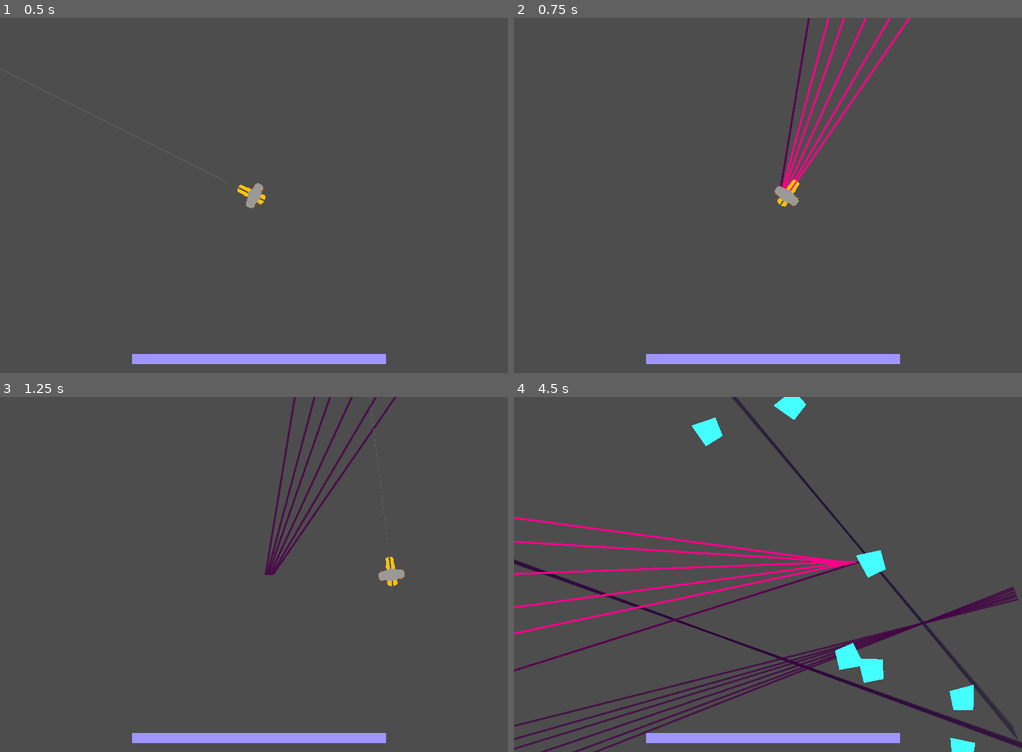
Above: before the commit, frames 1-4 (two rows, left to right).
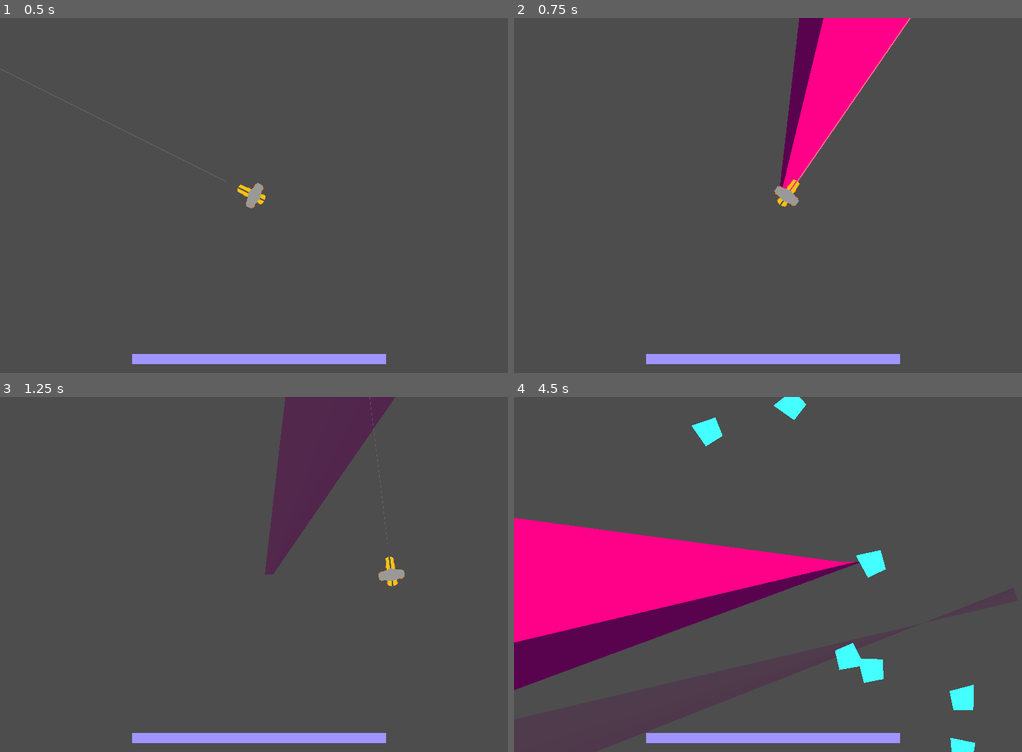
Above: after the commit, the same moments.

Repository: starshinePerigee/gun-with-engine
Game: Godot game, scene res://main.tscn
The game is run twice, just before and just after one commit, with the same random seed, the same clock (stepped at 60 frames per second) and the same inputs.
Inputs (mouse positions are in pixels of both pictures, inside the frame that each line leads up to):
- Up to frame 1 (0.5 s): no input
- Up to frame 2 (0.75 s): tap Enter at 0.5 s; move the mouse to (879, 177) at 0.52 s; hold Right (ui_right) from 0.53 s (still down); click (879, 177) at 0.67 s
- Up to frame 3 (1.25 s): keep holding Right (ui_right)
- Up to frame 4 (4.5 s): move the mouse to (666, 592) at 1.27 s; release Right (ui_right) at 1.28 s; hold Down (ui_down) 1.28-2.03 s; click (666, 592) at 1.42 s; move the mouse to (818, 496) at 2.02 s; hold Right (ui_right) 2.03-2.78 s; click (818, 496) at 2.17 s; move the mouse to (742, 645) at 2.77 s; hold Up (ui_up) 2.78-3.53 s; click (742, 645) at 2.92 s; move the mouse to (920, 627) at 3.52 s; hold Left (ui_left) from 3.53 s (still down); click (920, 627) at 3.67 s; move the mouse to (615, 521) at 4.27 s; click (615, 521) at 4.42 s

Frame 1 is identical in both runs. In frame 2, 4.8% of the frame differs, in the area x 52-79%, y 0-49%; in frame 3, 5.0%; in frame 4, 19%, in the area x 0-100%, y 0-100%.
Error in both runs: Invalid access to property or key 'please_die' on a base object of type 'null instance'. (res://main.gd:36)

Commit message:
Updated laser and shadow graphics to use polygons. A moment of silence for the tens of thousands of nodes created wastefully ;~;

Diff:
--- a/laser_graphic.gd
+++ b/laser_graphic.gd
@@ -1,4 +1,4 @@
-extends Line2D
+extends Polygon2D
 
 @export var start_color = Color8(255, 0, 136)
 @export var cool_color = Color8(90, 0, 80)
@@ -11,7 +11,7 @@
 # Called when the node enters the scene tree for the first time.
 func _ready():
 	z_index = 10
-	default_color = start_color
+	color = start_color
 
 
 # Called every frame. 'delta' is the elapsed time since the previous frame.
@@ -19,7 +19,7 @@
 	time += delta
 	if time >= cooltime:
 		z_index = -10
-		default_color = cool_color.lerp(end_color, time / lifespan)
+		color = cool_color.lerp(end_color, time / lifespan)
 	if time >= lifespan:
 		visible = false
 		queue_free()
--- a/laser_graphic.tscn
+++ b/laser_graphic.tscn
@@ -2,13 +2,9 @@
 
 [ext_resource type="Script" path="res://laser_graphic.gd" id="1_mbo3o"]
 
-[node name="LaserGraphic" type="Line2D"]
-points = PackedVector2Array(0, 0, 100, 0)
-width = 4.0
-default_color = Color(1, 0, 0.533333, 1)
-begin_cap_mode = 2
-end_cap_mode = 2
-round_precision = 2
+[node name="LaserGraphic" type="Polygon2D"]
+polygon = PackedVector2Array(0, 0, 100, 0, 100, 23, 0, 12)
 script = ExtResource("1_mbo3o")
-end_color = Color(0, 0.054902, 0.141176, 0)
+end_color = Color(0.298039, 0.298039, 0.298039, 1)
+lifespan = 1.0
 cooltime = 0.05
--- a/player.gd
+++ b/player.gd
@@ -73,7 +73,7 @@
 				current_velocity[ax] *= 1 - braking_percent
 
 		if velocity[ax] != 0:
-			# also apply acceleration regardless of brake status
+			# also apply acceleratison regardless of brake status
 			var accel_force = velocity[ax] * acceleration * delta
 			if boost:
 				accel_force += boost_speed * velocity.normalized()[ax]
@@ -90,6 +90,7 @@
 func _process(delta):
 	rotate_ship_clamped(delta, get_target_angle())
 	move_ship(delta)
+	$PlayerLaser.do_laser(delta)
 
 
 func _on_area_2d_body_entered(body):
--- a/player_laser.gd
+++ b/player_laser.gd
@@ -18,24 +18,58 @@
 
 # Called every frame. 'delta' is the elapsed time since the previous frame.
 func _process(delta):
+	pass
+
+
+func do_laser(delta):
 	if not Input.is_mouse_button_pressed(MOUSE_BUTTON_LEFT):
+		$LeadingEdge.visible = false
 		fire_remainder = 0.0
 	else:
+		$LeadingEdge.visible = true
 		fire_remainder += delta
 
-		while fire_remainder >= fire_delay:
-			fire_remainder -= fire_delay
+#		while fire_remainder >= fire_delay:
+#			fire_remainder -= fire_delay
+#			var lerp_weight = fire_remainder / delta  # int math
+#			var start_point = last_position.lerp(global_position, lerp_weight)
+#			var beam_angle = lerp_angle(last_rotation, global_rotation, lerp_weight)
+#			var end_point = Vector2(cos(beam_angle), sin(beam_angle)) * 5000
+#			end_point += start_point
+#			graphic.points[0] = start_point
+#			graphic.points[1] = end_point
+
+		var far_point_old = Vector2(cos(last_rotation), sin(last_rotation)) * 5000 + last_position
+		var far_point_new = Vector2(cos(global_rotation), sin(global_rotation)) * 5000 + global_position
+
+		# special logic to handle if the polygon wants to cross itself
+		var intersection = Geometry2D.segment_intersects_segment(last_position, far_point_old, global_position, far_point_new)
+		if intersection:
+			# these intersect so draw as two triangles
+			var graphic_near = lasergraphic.instantiate()
+			graphic_near.polygon[0] = intersection
+			graphic_near.polygon[1] = global_position
+			graphic_near.polygon[2] = last_position
+			graphic_near.polygon[3] = intersection
+			get_tree().get_root().add_child(graphic_near)
+			var graphic_far = lasergraphic.instantiate()
+			graphic_far.polygon[0] = intersection
+			graphic_far.polygon[1] = far_point_old
+			graphic_far.polygon[2] = far_point_new
+			graphic_far.polygon[3] = intersection
+			get_tree().get_root().add_child(graphic_far)
+			$intersect.global_position = intersection
+			$intersect.visible = true
+		else:
 			var graphic = lasergraphic.instantiate()
-			graphic.time = delta - fire_remainder
-			var lerp_weight = fire_remainder / delta  # int math
-			var start_point = last_position.lerp(global_position, lerp_weight)
-			var beam_angle = lerp_angle(last_rotation, global_rotation, lerp_weight)
-			var end_point = Vector2(cos(beam_angle), sin(beam_angle)) * 5000
-			end_point += start_point
-			graphic.points[0] = start_point
-			graphic.points[1] = end_point
-
+			# currently has a bug where the polygon can cross (such as ship moving with
+			# constant mouse cursor)
+			graphic.polygon[0] = last_position
+			graphic.polygon[1] = global_position
+			graphic.polygon[2] = far_point_new
+			graphic.polygon[3] = far_point_old
 			get_tree().get_root().add_child(graphic)
+			$intersect.visible = false
 
 	last_position = global_position
 	last_rotation = global_rotation
--- a/player_laser.tscn
+++ b/player_laser.tscn
@@ -5,10 +5,24 @@
 
 [node name="PlayerLaser" type="Node2D"]
 script = ExtResource("1_4fve4")
-fire_rate = 100.0
+fire_rate = 1000.0
 lasergraphic = ExtResource("2_h7hma")
 
 [node name="Line2D" type="Line2D" parent="."]
 points = PackedVector2Array(100, 0, 2000, 0)
 width = 1.0
 default_color = Color(0.541176, 0.541176, 0.541176, 0.447059)
+
+[node name="intersect" type="Polygon2D" parent="."]
+visible = false
+z_index = 100
+color = Color(0, 1, 0, 1)
+polygon = PackedVector2Array(-5, 0, 0, 5, 5, 0, 0, -5)
+
+[node name="LeadingEdge" type="Line2D" parent="."]
+points = PackedVector2Array(0, 0, 2000, 0)
+width = 8.0
+default_color = Color(1, 0.403922, 0.552941, 1)
+begin_cap_mode = 2
+end_cap_mode = 2
+round_precision = 2
